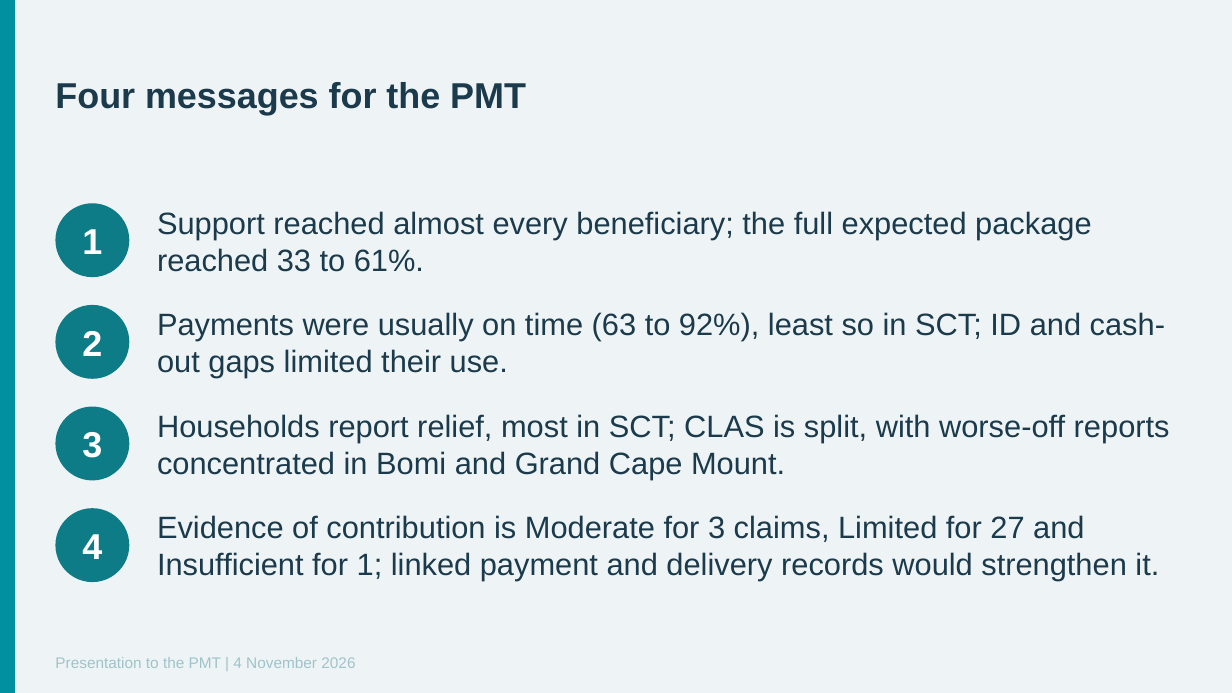
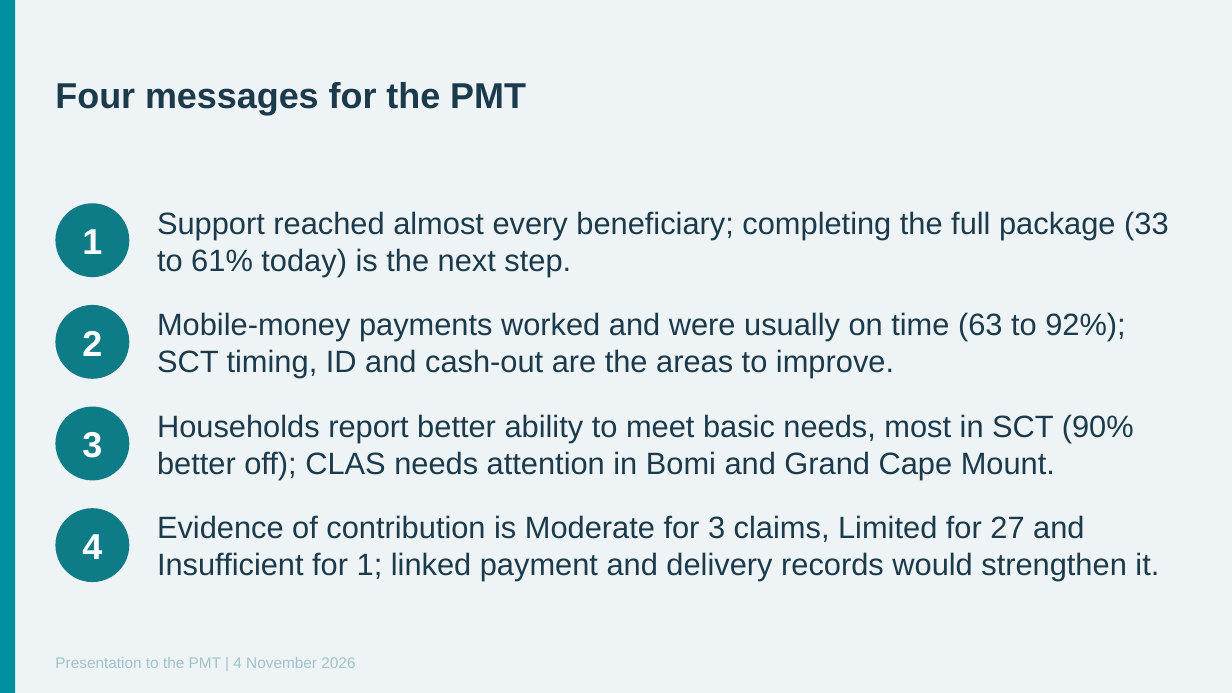
Before and after one commit to kokouekpinda/kokouekpinda, a slide deck: slide 2 of deliverables/REALISE_PMT_Presentation_v5.pptx. Drawn at 1232x693 pixels with LibreOffice and Linux fonts; fonts in the diff are those of the drawing. Boxes give left, top, right and bottom in pixels: in the first picture for what was removed or moved away, otherwise in the second. Text is boxed around its words. In the diff, an @@ line names an element or a change of style, - is before the commit and + after.

```diff
--- a/deliverables/REALISE_PMT_Presentation_v5.pptx
+++ b/deliverables/REALISE_PMT_Presentation_v5.pptx
@@ text at <box>157,211,1169,276</box>: text changed @@
-Support reached almost every beneficiary; the full expected package reached 33 to 61%.
+Support reached almost every beneficiary; completing the full package (33 to 61% today) is the next step.
@@ text at <box>157,312,1125,378</box>: text changed @@
-Payments were usually on time (63 to 92%), least so in SCT; ID and cash-out gaps limited their use.
+Mobile-money payments worked and were usually on time (63 to 92%); SCT timing, ID and cash-out are the areas to improve.
@@ text at <box>157,414,1134,479</box>: text changed @@
-Households report relief, most in SCT; CLAS is split, with worse-off reports concentrated in Bomi and Grand Cape Mount.
+Households report better ability to meet basic needs, most in SCT (90% better off); CLAS needs attention in Bomi and Grand Cape Mount.
```
Also in this commit, not shown: 14 other slides changed, 1 slide added.
